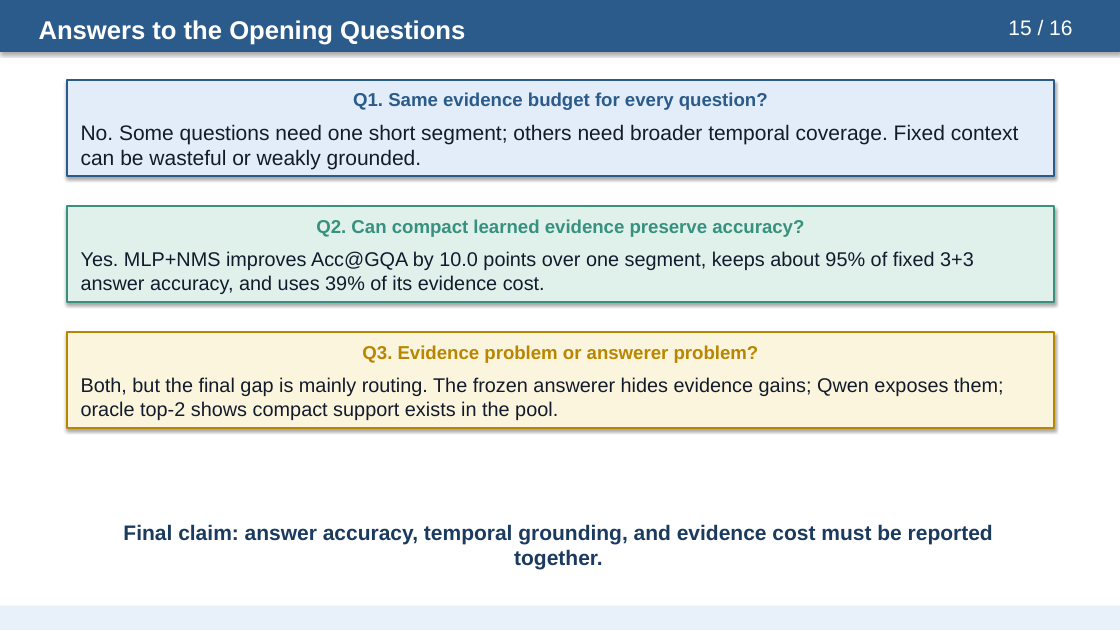
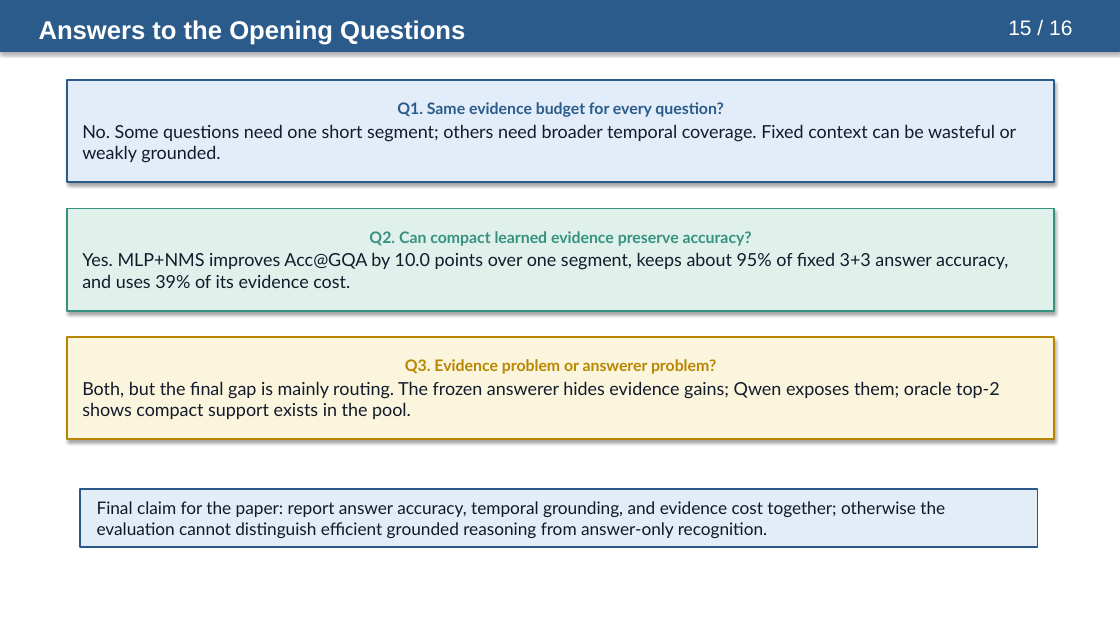
Before and after one commit to riteshthawkar/adaptive-evidence-grounded-videoqa, a slide deck: slide 15 of docs/presentation/adaptive_evidence_acquisition_grounded_videoqa_presentation.pptx. Drawn at 1120x630 pixels with LibreOffice and Linux fonts; fonts in the diff are those of the drawing. Boxes give left, top, right and bottom in pixels: in the first picture for what was removed or moved away, otherwise in the second. Text is boxed around its words. In the diff, an @@ line names an element or a change of style, - is before the commit and + after.

Commit message:
Polish presentation layout and closing slide

```diff
--- a/docs/presentation/adaptive_evidence_acquisition_grounded_videoqa_presentation.pptx
+++ b/docs/presentation/adaptive_evidence_acquisition_grounded_videoqa_presentation.pptx
@@ rectangle "Q1. Same evidence budget for ...": place and size @@
-rectangle "Q1. Same evidence budget for ..." at bbox=[67, 80, 1054, 176]
+rectangle "Q1. Same evidence budget for ..." at bbox=[67, 80, 1054, 182]
@@ rectangle "Q1. Same evidence budget for ..." at bbox=[67, 80, 1054, 182]: size 16 to 13.6 pt in "Q1. Same evidence budget for every question?"; font Arial to Lato; size 18 to 15.4 pt in "No. Some questions need one short segment; ..."; more space between paragraphs; less space between paragraphs @@
@@ rectangle "Q2. Can compact learned evidence ...": place and size @@
-rectangle "Q2. Can compact learned evidence ..." at bbox=[67, 206, 1054, 302]
+rectangle "Q2. Can compact learned evidence ..." at bbox=[67, 208, 1054, 311]
@@ rectangle "Q2. Can compact learned evidence ..." at bbox=[67, 208, 1054, 311]: size 16 to 13.6 pt in "Q2. Can compact learned evidence preserve accuracy?"; font Arial to Lato; size 17 to 15.4 pt in "Yes. MLP+NMS improves Acc@GQA by 10.0 points ..."; more space between paragraphs; less space between paragraphs @@
@@ rectangle "Q3. Evidence problem or answerer ...": place and size @@
-rectangle "Q3. Evidence problem or answerer ..." at bbox=[67, 332, 1054, 429]
+rectangle "Q3. Evidence problem or answerer ..." at bbox=[67, 337, 1054, 439]
@@ rectangle "Q3. Evidence problem or answerer ..." at bbox=[67, 337, 1054, 439]: size 16 to 13.6 pt in "Q3. Evidence problem or answerer problem?"; font Arial to Lato; size 17 to 15.4 pt in "Both, but the final gap is mainly ..."; more space between paragraphs; less space between paragraphs @@
@@ rectangle "Final claim for the paper: ...": place and size @@
-rectangle "Final claim for the paper: ..." at bbox=[123, 524, 993, 569]
+rectangle "Final claim for the paper: ..." at bbox=[80, 489, 1038, 547]
@@ rectangle "Final claim for the paper: ..." at bbox=[80, 489, 1038, 547]: fill none to #E2EDF8; outline none to #2A5989 1.4 pt @@
@@ text in rectangle at bbox=[97, 501, 945, 538]: text changed; size 18 to 14.8 pt; font Arial to Lato; text colour #1B3A5F to #111827; bold off @@
-Final claim: answer accuracy, temporal grounding, and evidence cost must be reported together.
+Final claim for the paper: report answer accuracy, temporal grounding, and evidence cost together; otherwise the evaluation cannot distinguish efficient grounded reasoning from answer-only recognition.
@@ rectangle removed at bbox=[0, 607, 1120, 630] @@
```
Also in this commit, not shown: 15 other slides changed.
